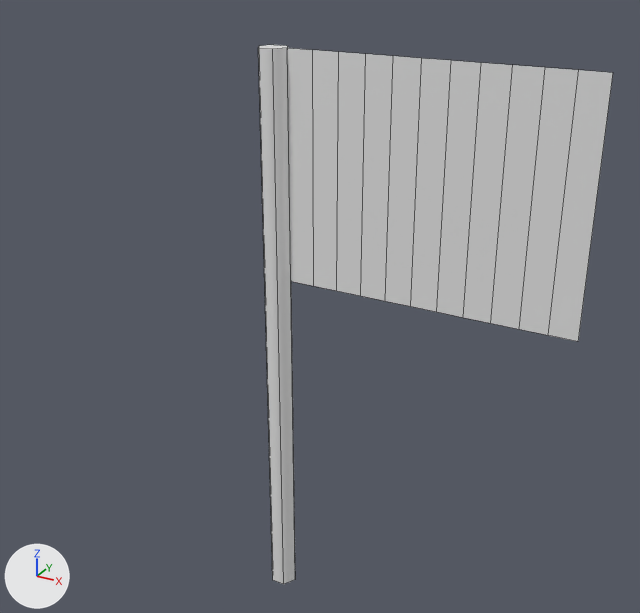
A saved change to the FBX model Assets/Anaglyph/LaserTag/Objects/Gameplay/flag.fbx.
The view is the same before and after, from a 50 mm lens placed at (1.45, -2.35, 2.36), pointed at (0.1, 0.12, 1.12). The axes (+X, +Y, +Z) are drawn at lower left. The lights are the same throughout. The picture after the commit comes second. Mesh edges are drawn as thin lines. Where no turn or scale is listed for an object, it has been applied to the vertices.

The first picture shows 'flag.pole'.
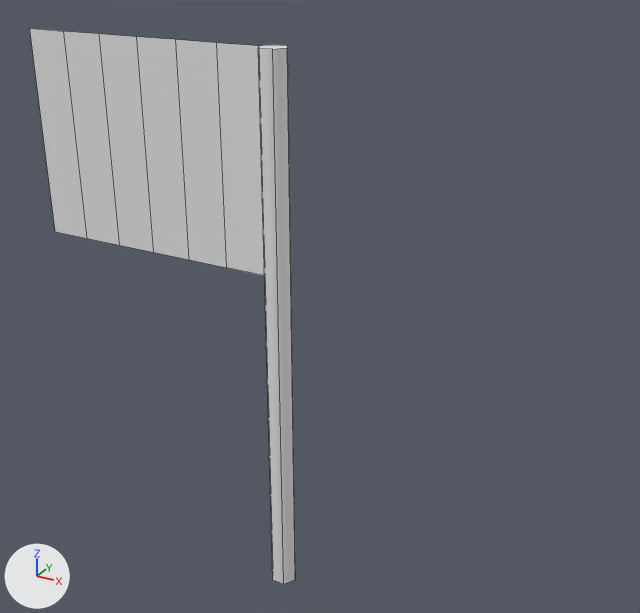
Where the newer file only moved an object's origin or applied its transform, the numbers keep the older frame.

Boxes (x1, y1, x2, y2) around the edits, measured in the pictures (640 x 613 px):
'flag.pole', reshaped (89% narrower): before (258, 45, 613, 584); after (258, 45, 295, 584)
'flag.cloth', added: after (30, 29, 265, 276)
part 1 of me_flag_pole, deleted: before (287, 48, 613, 341)

What changed in the scene script:
```text
Change me_flag_pole:
    used by ob_flag_pole; location = (0.0, 0.0, 0.0)
    remove me_flag_pole.from_pydata(...)  # 36 vertices, 19 faces; spans x -0.05..1.0, y -0.04..0.04, z 0.0..2.0
    add me_flag_pole.from_pydata(...)  # 12 vertices, 8 faces; spans x -0.05..0.05, y -0.04..0.04, z 0.0..2.0
    me_flag_pole part 1: the loose piece of 24 vertices spanning x 0.05..1.0, y 0.0, z 1.25..2.0 is deleted
Add me_cylinder_001:
    me_cylinder_001.from_pydata([(0.0, 0.0, -0.375), (-0.95, 0.0, -0.375), (0.0, 0.0, 0.375), (-0.95, 0.0, 0.375), (-0.158, 0.0, 0.375), (-0.317, 0.0, 0.375), (-0.475, 0.0, 0.375), (-0.633, 0.0, 0.375), (-0.792, 0.0, 0.375), (-0.792, 0.0, -0.375), (-0.633, 0.0, -0.375), (-0.475, 0.0, -0.375), (-0.317, 0.0, -0.375), (-0.158, 0.0, -0.375)], [], [(0, 13, 4, 2), (10, 9, 8, 7), (11, 10, 7, 6), (12, 11, 6, 5), (13, 12, 5, 4), (9, 1, 3, 8)])
Add ob_flag_cloth:
    ob_flag_cloth = bpy.data.objects.new('flag.cloth', me_cylinder_001)
    ob_flag_cloth.location = (-0.05, 0.0, 1.625)
```
